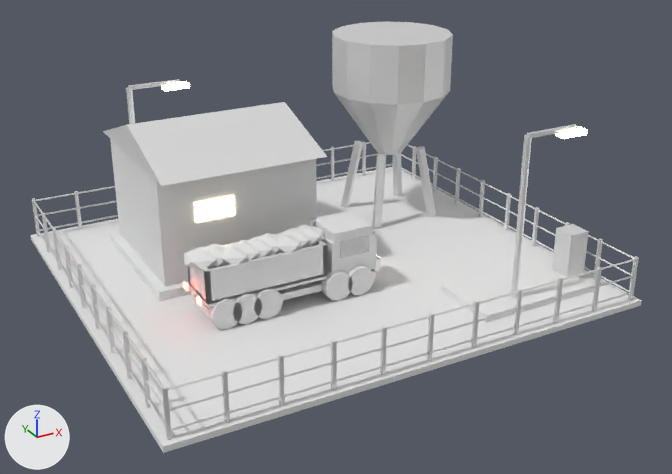
The FBX model Assets/Art/KayseriIsland/Models/Gold/Phase1/Haul_P1.fbx as it was, and as the next commit left it.
One viewpoint serves both versions: a 50 mm camera at (-51.7, -16.2, 31.3) aimed at (-29.6, 24.2, 11.1). The lights are fixed; the arrows at lower left show +X, +Y and +Z. The older version comes first. Where no turn or scale is listed for an object, it has been applied to the vertices. Vertices at exactly the same position are counted once.

Before the edit, the objects in view are built like this:
```python
ob_haul_fence = bpy.data.objects.new('Haul.Fence', me_haul_fence_001)
ob_haul_fence.location = (0.0, 0.0, 8.5)
ob_haul_hopper = bpy.data.objects.new('Haul.Hopper', me_haul_hopper_001)
ob_haul_hopper.location = (-22.0, 31.0, 8.8)
ob_haul_lamp0 = bpy.data.objects.new('Haul.Lamp0', me_haul_lamp0_001)
ob_haul_lamp0.location = (-23.0, 17.0, 8.8)
ob_haul_lamp1 = bpy.data.objects.new('Haul.Lamp1', me_haul_lamp1_001)
ob_haul_lamp1.location = (-37.0, 35.0, 8.8)
ob_haul_parked0 = bpy.data.objects.new('Haul.Parked0', me_haul_trucksrc_001)
ob_haul_parked0.location = (-33.0, 23.0, 8.8)
ob_haul_weighbridge = bpy.data.objects.new('Haul.Weighbridge', me_haul_weighbridge_001)
ob_haul_weighbridge.location = (0.0, 0.0, 8.5)
ob_haul_workshop = bpy.data.objects.new('Haul.Workshop', me_haul_workshop_001)
ob_haul_workshop.location = (-34.0, 30.5, 8.8)
# also in view: 'Haul.Yard' at (-30.0, 26.0, 8.6)
```
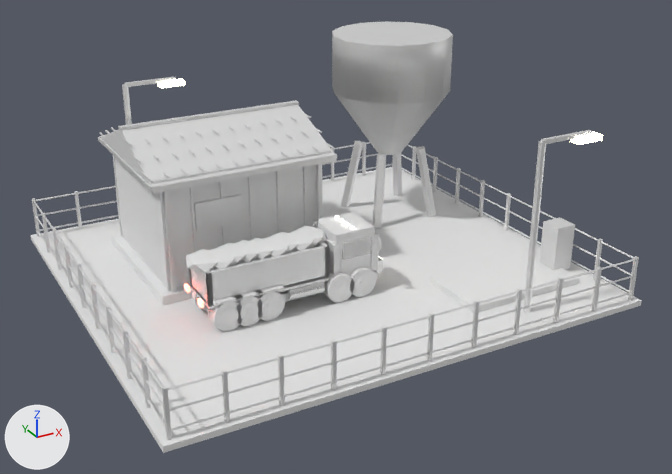
Pixel boxes [x1, y1, x2, y2] of what changed, in the pictures (672 x 474 px; the box of a moved part takes in the faces that stretch with it):
'Haul.Workshop', reshaped, moved (7% wider)
    before: [103, 102, 327, 301]
    after: [98, 100, 337, 305]
'Haul.Parked0', reshaped, moved
    before: [183, 211, 381, 329]
    after: [184, 212, 383, 331]
'Haul.Weighbridge', moved
    before: [441, 224, 594, 322]
    after: [430, 218, 580, 313]
'Haul.Lamp0', moved
    before: [511, 124, 588, 298]
    after: [523, 130, 603, 313]
'Haul.Lamp1', moved
    before: [126, 79, 190, 124]
    after: [122, 77, 185, 125]
part 1 of me_haul_hopper_001, shading changed
    both: [332, 39, 452, 228]
part 2 of me_haul_workshop_001, moved or reshaped
    before: [103, 102, 327, 186]
    after: [100, 105, 335, 186]
part 3 of me_haul_workshop_001, added
    after: [98, 100, 337, 293]
part 4 of me_haul_trucksrc_001, added
    after: [208, 271, 378, 320]
part 5 of me_haul_trucksrc_001, added
    after: [240, 303, 259, 321]
part 6 of me_haul_trucksrc_001, added
    after: [220, 308, 239, 326]
part 7 of me_haul_trucksrc_001, added
    after: [261, 285, 284, 294]
part 8 of me_haul_trucksrc_001, rebuilt
    before: [221, 244, 249, 265]
    after: [215, 243, 246, 263]
part 9 of me_haul_trucksrc_001, rebuilt
    before: [257, 233, 279, 255]
    after: [264, 237, 292, 257]
part 10 of me_haul_trucksrc_001, rebuilt
    before: [184, 247, 218, 269]
    after: [186, 249, 217, 272]
part 11 of me_haul_trucksrc_001, rebuilt
    before: [295, 224, 325, 246]
    after: [292, 226, 327, 245]
part 12 of me_haul_trucksrc_001, rebuilt
    before: [233, 240, 260, 260]
    after: [234, 240, 259, 263]
part 13 of me_haul_trucksrc_001, rebuilt
    before: [276, 233, 304, 253]
    after: [267, 232, 298, 252]
part 14 of me_haul_trucksrc_001, rebuilt
    before: [204, 244, 226, 267]
    after: [210, 248, 239, 269]
part 15 of me_haul_trucksrc_001, rebuilt
    before: [246, 237, 274, 258]
    after: [249, 238, 273, 260]
part 16 of me_haul_trucksrc_001, rebuilt
    before: [279, 228, 311, 247]
    after: [289, 231, 317, 251]
part 17 of me_haul_trucksrc_001, built on
    before: [191, 265, 377, 329]
    after: [192, 216, 381, 331]

Edits to the bpy script that builds the scene:
```text
Change me_haul_hopper_001:
    where me_haul_hopper_001.from_pydata(...)  # 82 vertices, 168 faces; spans x -3.51..3.51, y -3.6..3.6, z -0.06..11.36
    me_haul_hopper_001 part 1: all faces are now shaded smooth (168 of 168 changed)
Change me_haul_trucksrc_001:
    remove me_haul_trucksrc_001.from_pydata(...)  # 484 vertices, 840 faces; spans x -5.48..4.95, y -1.46..1.46, z 0.0..3.74
    add me_haul_trucksrc_001.from_pydata(...)  # 1256 vertices, 2172 faces; spans x -5.48..4.95, y -1.71..1.71, z 0.0..3.82
    me_haul_trucksrc_001 part 4: a new loose piece, a box spanning x -4.79..4.79, y -0.85..-0.59, z 0.49..0.96, in mat_steel_dk (white #e7e7e7)
    me_haul_trucksrc_001 part 5: a new loose piece, a 12-sided cylinder along y spanning x -3.46..-2.47, y -1.48..-0.88, z 0.3..1.29, in mat_steel_dk (white #e7e7e7)
    me_haul_trucksrc_001 part 6: a new loose piece, a 12-sided cylinder along y spanning x -4.52..-3.53, y -1.48..-0.88, z 0.3..1.29, in mat_steel_dk (white #e7e7e7)
    me_haul_trucksrc_001 part 7: a new loose piece, a box spanning x -2.55..-1.1, y -1.56..-0.8, z 1.61..1.73, in mat_yellow_lt (white #e7e7e7)
    me_haul_trucksrc_001 part 8: the loose piece of 12 vertices spanning x -4.03..-2.2, y -1.17..0.66, z 2.88..3.74 is rebuilt with 12 vertices and now spans x -4.03..-2.2, y -0.81..1.02, z 2.88..3.74
    me_haul_trucksrc_001 part 9: the loose piece of 12 vertices spanning x -1.87..-0.03, y -0.82..1.01, z 2.88..3.74 is rebuilt with 12 vertices and now spans x -1.87..-0.03, y -1.07..0.76, z 2.88..3.74
    me_haul_trucksrc_001 part 10: the loose piece of 12 vertices spanning x -5.48..-3.64, y -0.8..1.03, z 2.88..3.74 is rebuilt with 12 vertices and now spans x -5.48..-3.64, y -0.88..0.95, z 2.88..3.74
    me_haul_trucksrc_001 part 11: the loose piece of 12 vertices spanning x 0.3..2.13, y -0.72..1.12, z 2.88..3.74 is rebuilt with 12 vertices and now spans x 0.3..2.13, y -0.71..1.13, z 2.88..3.74
    me_haul_trucksrc_001 part 12: the loose piece of 12 vertices spanning x -3.31..-1.48, y -1.03..0.8, z 2.88..3.74 is rebuilt with 12 vertices and now spans x -3.31..-1.48, y -0.84..0.99, z 2.88..3.74
    me_haul_trucksrc_001 part 13: the loose piece of 12 vertices spanning x -1.15..0.69, y -1.14..0.69, z 2.88..3.74 is rebuilt with 12 vertices and now spans x -1.15..0.69, y -0.82..1.01, z 2.88..3.74
    me_haul_trucksrc_001 part 14: the loose piece of 12 vertices spanning x -4.76..-2.92, y -0.74..1.09, z 2.88..3.74 is rebuilt with 12 vertices and now spans x -4.76..-2.92, y -1.06..0.77, z 2.88..3.74
    me_haul_trucksrc_001 part 15: the loose piece of 12 vertices spanning x -2.59..-0.75, y -0.97..0.86, z 2.88..3.74 is rebuilt with 12 vertices and now spans x -2.59..-0.75, y -0.91..0.92, z 2.88..3.74
    me_haul_trucksrc_001 part 16: the loose piece of 12 vertices spanning x -0.42..1.41, y -0.85..0.99, z 2.88..3.74 is rebuilt with 12 vertices and now spans x -0.42..1.41, y -0.98..0.86, z 2.88..3.74
    me_haul_trucksrc_001 part 17: 51 vertices moved from x -4.72..3.89, y -1.46..1.46, z 0.11..1.49 to x -4.81..3.84, y -1.46..1.46, z 0.08..1.52; 157 vertices removed from x -4.83..4.79, y -1.46..1.46, z 0.11..1.49; 409 vertices added at x -4.81..4.7, y -1.71..1.71, z 0.08..3.82
    other edits to the shape of me_haul_trucksrc_001 do not show in these pictures
    add me_haul_trucksrc_001.materials.append(mat_steel_lt)  # white #e7e7e7
Change me_haul_workshop_001:
    remove me_haul_workshop_001.from_pydata(...)  # 54 vertices, 80 faces; spans x -5.0..5.0, y -5.1..5.1, z 0.0..8.26
    add me_haul_workshop_001.from_pydata(...)  # 990 vertices, 1484 faces; spans x -5.17..5.17, y -4.67..4.67, z 0.0..8.36
    me_haul_workshop_001 part 2: the loose piece of 6 vertices spanning x -4.6..4.6, y -5.1..5.1, z 6.5..8.26 is scaled about its middle by (1.11, 0.902, 1)
    me_haul_workshop_001 part 3: 704 vertices added at x -5.17..5.17, y -4.67..4.67, z 0.5..8.36
    other edits to the shape of me_haul_workshop_001 do not show in these pictures
    add me_haul_workshop_001.materials.append(mat_steel)  # white #e7e7e7
Change ob_haul_lamp0:
    ob_haul_lamp0.location: (-23.0, 17.0, 8.8) -> (-23.0, 15.95, 8.8)
Change ob_haul_weighbridge:
    ob_haul_weighbridge.location: (0.0, 0.0, 8.5) -> (0.0, 1.05, 8.5)
Change ob_haul_parked0:
    ob_haul_parked0.location: (-33.0, 23.0, 8.8) -> (-33.0, 22.79, 8.8)
Change ob_haul_workshop:
    ob_haul_workshop.location: (-34.0, 30.5, 8.8) -> (-34.0, 29.97, 8.8)
Change ob_haul_lamp1:
    ob_haul_lamp1.location: (-37.0, 35.0, 8.8) -> (-37.0, 35.74, 8.8)
```
